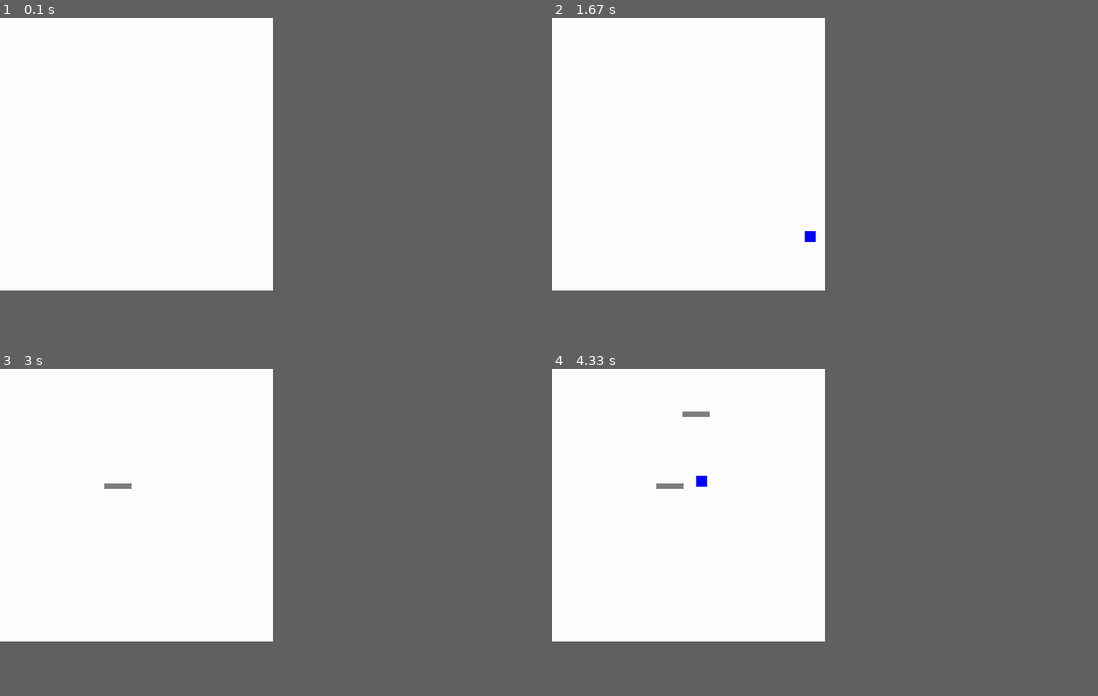
Above: before the commit, frames 1-4 (two rows, left to right).
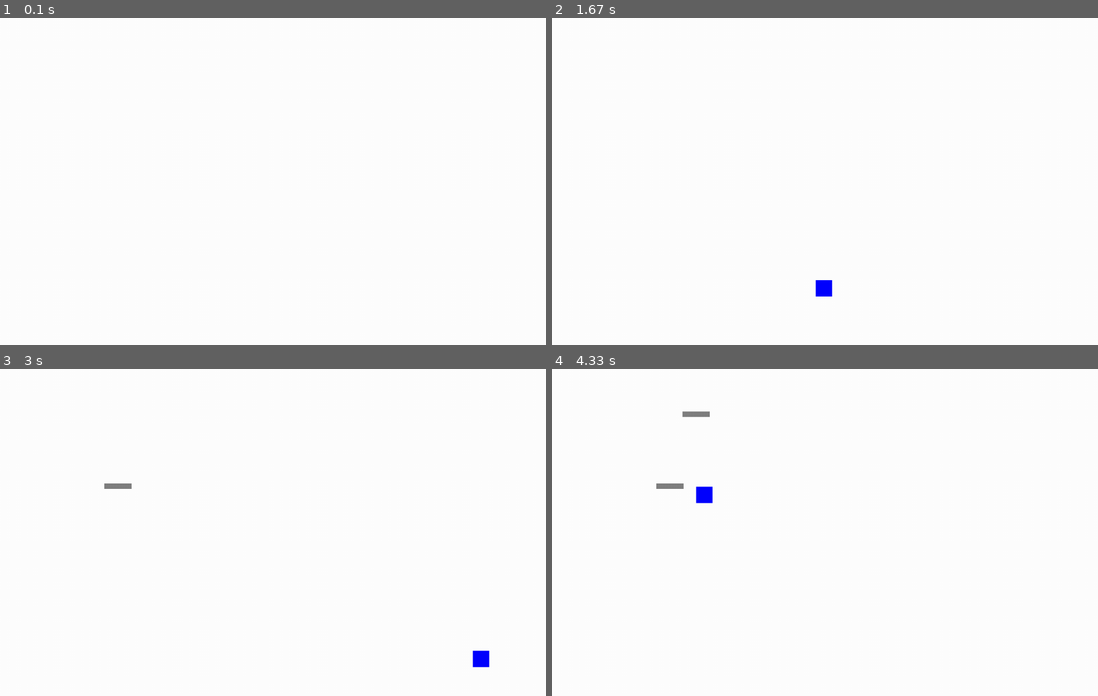
Above: after the commit, the same moments.

Repository: ramses44/PyGame_project
Game: pygame game, started from game.py
The game is run twice, just before and just after one commit, with the same random seed, the same clock (stepped at 60 frames per second) and the same inputs.
Inputs (mouse positions are in pixels of both pictures, inside the frame that each line leads up to):
- Up to frame 1 (0.1 s): no input
- Up to frame 2 (1.67 s): right-click (803, 194) at 0.38 s; hold Right 0.67-1.13 s; hold Right 1.17-1.63 s
- Up to frame 3 (3 s): hold Left 1.67-2.2 s; click (103, 483) at 2.28 s; tap Space at 2.57 s; right-click (475, 646) at 2.95 s
- Up to frame 4 (4.33 s): hold Left 3.23-3.63 s; click (683, 411) at 3.72 s; right-click (693, 467) at 4.05 s
In our replay, the window is 450x450 before the commit and 900x540 after it. These sizes can differ from the game's own. Grey fills any space a smaller window leaves; there, only what the larger window draws over its background counts as a difference.

The runs differ from the first frame. In frame 2, 0.2% of the frame differs, in the area x 46-52%, y 65-86%; in frame 3, 0.2%; in frame 4, 0.2%, in the area x 26-30%, y 32-42%.

Commit message:
Адекватно работает физика (вроде)

Diff:
--- a/game.py
+++ b/game.py
@@ -1,13 +1,17 @@
 import pygame
+
+CHARACTER_SIZE = 30, 30
+FALLING_SPEED = 2  # Скорость падения (pixels/tick)
 
 pygame.init()
 
-size = width, height = 500, 500
+size = width, height = 1000, 600
 
 screen = pygame.display.set_mode(size)
 running = True
 
 platforms = pygame.sprite.Group()
+barrels = pygame.sprite.Group()
 ladders = pygame.sprite.Group()
 
 
@@ -30,20 +34,49 @@
 class Enemy(pygame.sprite.Sprite):
     def __init__(self, group, pos):
         super().__init__(group)
-        self.image = pygame.Surface((20, 20))
-        pygame.draw.rect(self.image, (0, 0, 255), (0, 0, 20, 20))
-        self.rect = pygame.Rect(*pos, 20, 20)
+        self.image = pygame.Surface(CHARACTER_SIZE)
+        pygame.draw.rect(self.image, (0, 0, 255), (0, 0, *CHARACTER_SIZE))
+        self.rect = pygame.Rect(*pos, *CHARACTER_SIZE)
         self.climbing = False
 
-    def move(self, x, y, falling=False):
-        self.rect = self.rect.move(x, y)
-        q = pygame.sprite.spritecollideany(self, platforms)
-        if q and falling:
-            self.rect = self.rect.move(0, -y)
+    def move(self, x=0, y=0):
+
+        delta = 1 if x > 0 else -1
+        for _ in range(*sorted((x, 0))):
+            self.rect = self.rect.move(delta, 0)
+            if pygame.sprite.spritecollideany(self, platforms):
+                self.rect = self.rect.move(-delta, 0)
+                break
+            if pygame.sprite.spritecollideany(self, barrels):
+                return True
+
+        delta = 1 if y > 0 else -1
+        for _ in range(*sorted((y, 0))):
+            self.rect = self.rect.move(0, delta)
+            if pygame.sprite.spritecollideany(self, platforms) and not self.climbing:
+                self.rect = self.rect.move(0, -delta)
+                break
+            if pygame.sprite.spritecollideany(self, barrels):
+                return True
+            if pygame.sprite.spritecollideany(self, ladders) and not self.climbing:
+                self.climbing = True
+                break
+
+
         if pygame.sprite.spritecollideany(self, ladders):
             self.climbing = True
         else:
             self.climbing = False
+
+    def can_jump(self):
+        """Проверка, есть ли от чего оттолкнуться для прыжка"""
+
+        self.rect = self.rect.move(0, 1)
+
+        res = bool(pygame.sprite.spritecollideany(self, platforms) or
+                   pygame.sprite.spritecollideany(self, ladders))
+        self.rect = self.rect.move(0, -1)
+        return res
 
 
 screen.fill((255, 255, 255))
@@ -69,26 +102,25 @@
                     enemy.rect.x, enemy.rect.y = event.pos
                 else:
                     enemy = Enemy(en, event.pos)
-        elif event.type == pygame.KEYDOWN:
-            if enemy:
-                if event.key == 275:
-                    enemy.move(10, 0)
-                elif event.key == 276:
-                    enemy.move(-10, 0)
-                elif enemy.climbing:
-                    if event.key == 274:
-                        enemy.move(0, 10)
-                    elif event.key == 273:
-                        enemy.move(0, -10)
+        if enemy:
+            if pygame.key.get_pressed()[pygame.K_LEFT]:
+                enemy.move(x=-10)
+            elif pygame.key.get_pressed()[pygame.K_RIGHT]:
+                enemy.move(x=10)
+            elif pygame.key.get_pressed()[pygame.K_SPACE] and enemy.can_jump():
+                enemy.move(y=-60)
+            elif enemy.climbing:
+                if pygame.key.get_pressed()[pygame.K_UP]:
+                    enemy.move(y=-10)
+                elif pygame.key.get_pressed()[pygame.K_DOWN]:
+                    enemy.move(y=10)
 
-    if enemy and not enemy.climbing:
-        enemy.move(0, 1, falling=True)
-
+    if enemy and not enemy.climbing: enemy.move(y=FALLING_SPEED)
     screen.fill((255, 255, 255))
     platforms.draw(screen)
     ladders.draw(screen)
     en.draw(screen)
     pygame.display.flip()
-    clock.tick(50)
+    clock.tick(60)
 
 pygame.quit()
